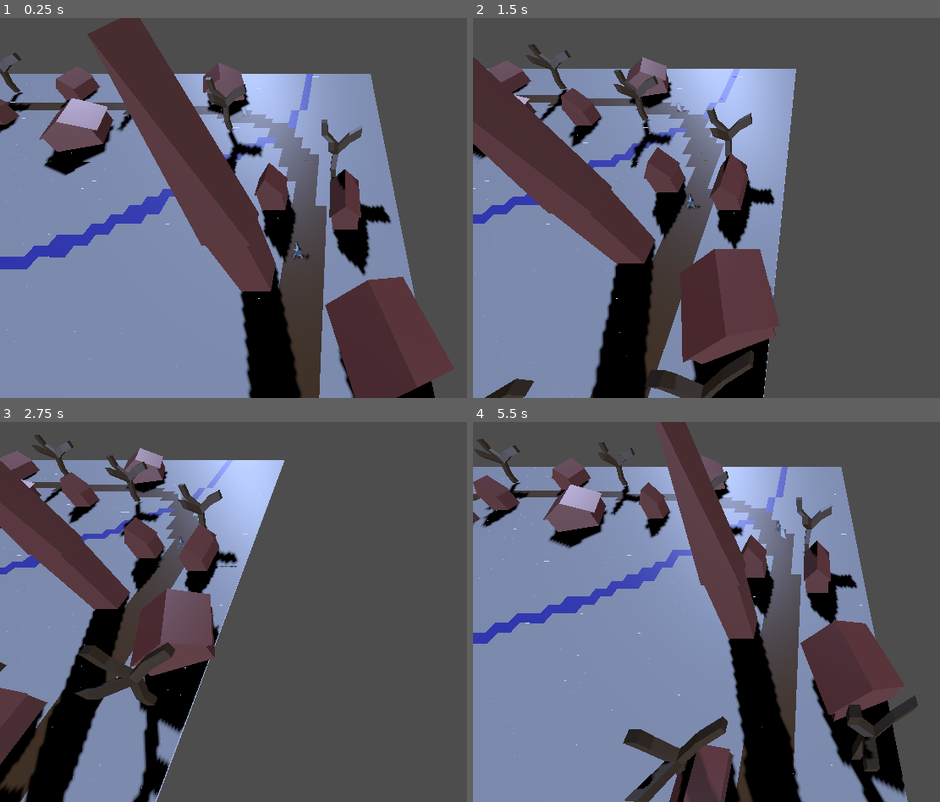
Above: before the commit, frames 1-4 (two rows, left to right).
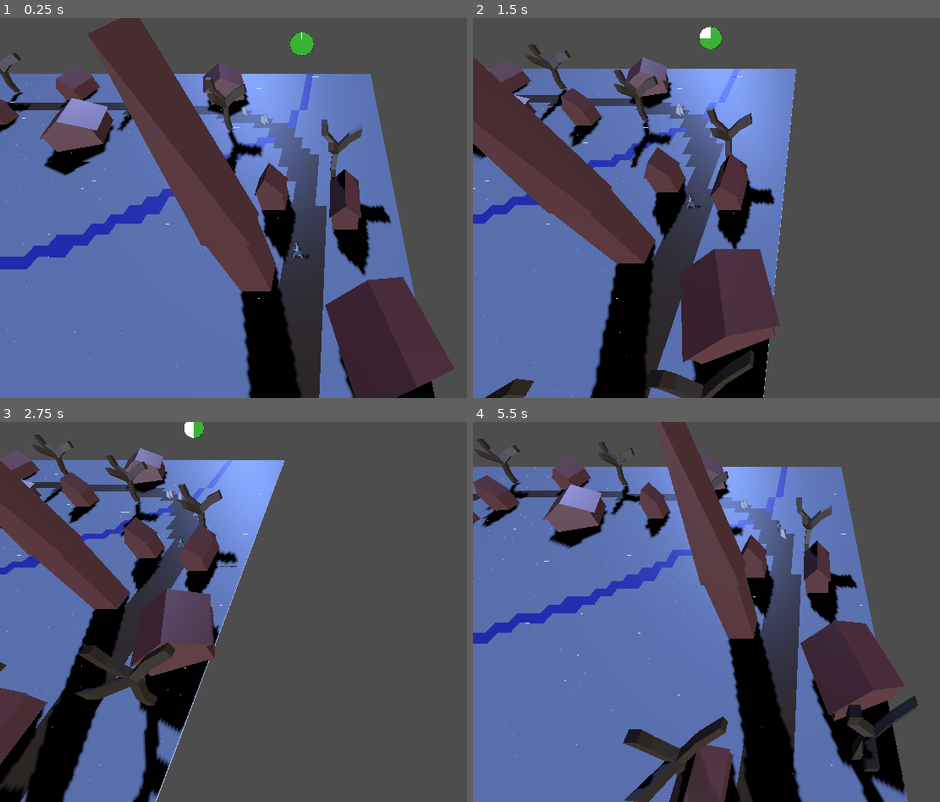
Above: after the commit, the same moments.

Repository: Ssssssaber/mara-winter-slumber
Game: Godot game, scene res://scenes/3d/environment/world.tscn
Two runs of this game, one before a commit and one after it. Both use one fixed random seed, a clock stepped at 60 frames per second and the inputs below.
Inputs (mouse positions are in pixels of both pictures, inside the frame that each line leads up to):
- Up to frame 1 (0.25 s): no input
- Up to frame 2 (1.5 s): tap Enter at 0.5 s; move the mouse to (outside the picture) at 0.52 s; hold Right (ui_right) 0.53-1.28 s; click (outside the picture) at 0.67 s; move the mouse to (673, 227) at 1.27 s; hold Down (ui_down) from 1.28 s (still down)
- Up to frame 3 (2.75 s): move the mouse to (406, 528) at 2.02 s; release Down (ui_down) at 2.03 s; hold Right (ui_right) from 2.03 s (still down)
- Up to frame 4 (5.5 s): move the mouse to (776, 688) at 2.77 s; release Right (ui_right) at 2.78 s; hold Up (ui_up) 2.78-3.53 s; click (776, 688) at 2.92 s; move the mouse to (outside the picture) at 3.52 s; hold Left (ui_left) 3.53-5.03 s; move the mouse to (608, 555) at 4.27 s; move the mouse to (846, 612) at 5.02 s; hold Down (ui_down) from 5.03 s (still down); click (846, 612) at 5.17 s

The runs differ from the first frame. In frame 1, 45% of the frame differs, in the area x 0-89%, y 3-100%; in frame 2, 29%; in frame 3, 19%; in frame 4, 49%, in the area x 0-94%, y 11-100%.

Commit message:
(update): pie timer

Diff:
--- /dev/null
+++ b/assets/3d/environment/models/mara_houses.tscn
@@ -0,0 +1,5 @@
+[gd_scene load_steps=2 format=3 uid="uid://hemj1divgt3y"]
+
+[ext_resource type="PackedScene" uid="uid://c6x0nfablhab6" path="res://assets/3d/environment/models/mara_houses.glb" id="1_i8nuw"]
+
+[node name="mara_houses" instance=ExtResource("1_i8nuw")]
--- a/scenes/3d/environment/world.tscn
+++ b/scenes/3d/environment/world.tscn
@@ -6,6 +6,7 @@
 [ext_resource type="Script" uid="uid://blpquasp367lp" path="res://scripts/3d/scenario/setup.gd" id="5_qnawv"]
 [ext_resource type="PackedScene" uid="uid://dlw7boxson22m" path="res://scenes/3d/characters/Mara.tscn" id="6_xqoag"]
 [ext_resource type="PackedScene" uid="uid://d4i5q1xmww22i" path="res://scenes/3d/characters/Ghost.tscn" id="7_gh3kt"]
+[ext_resource type="PackedScene" uid="uid://c124a2irr2bng" path="res://scenes/3d/ui/PieTimerWorld.tscn" id="7_uu8a4"]
 
 [sub_resource type="Curve3D" id="Curve3D_8rukn"]
 closed = true
@@ -41,6 +42,20 @@
 transform = Transform3D(1, 0, 0, 0, 1, 0, 0, 0, 1, 48.125, 0, 0)
 curve = SubResource("Curve3D_8rukn")
 
+[node name="PathFollow3D2" type="PathFollow3D" parent="Paths/MainPath"]
+transform = Transform3D(0.79427433, 0, 0.607558, 0, 1, 0, -0.607558, 0, 0.79427433, -11.835456, 0, -35.621918)
+progress = 40.11091
+h_offset = -1.425
+
+[node name="Ghost" parent="Paths/MainPath/PathFollow3D2" instance=ExtResource("7_gh3kt")]
+
+[node name="PathFollow3D" type="PathFollow3D" parent="Paths/MainPath"]
+transform = Transform3D(0.7942747, 0, 0.6075583, 0, 1, 0, -0.6075583, 0, 0.7942747, -11.243721, 0, -36.07455)
+progress = 40.11091
+h_offset = -0.68
+
+[node name="Ghost" parent="Paths/MainPath/PathFollow3D" instance=ExtResource("7_gh3kt")]
+
 [node name="CameraParent" type="Node3D" parent="."]
 transform = Transform3D(1, 0, 1.7484555e-07, 0, 1, 0, -1.7484555e-07, 0, 1, 0, 0, 0)
 
@@ -54,7 +69,7 @@
 
 [node name="MainLight" type="DirectionalLight3D" parent="Lights"]
 transform = Transform3D(-0.838581, 0.47037882, -0.274819, 0.28471762, 0.80849963, 0.5150381, 0.46445403, 0.3536554, -0.81191766, 0, 30, 0)
-light_color = Color(0.72, 0.79933333, 1, 1)
+light_color = Color(0.52514637, 0.65031147, 1, 1)
 shadow_enabled = true
 shadow_blur = 2.0
 
@@ -81,3 +96,6 @@
 
 [node name="Ghost" parent="." instance=ExtResource("7_gh3kt")]
 transform = Transform3D(1, 0, 0, 0, 1, 0, 0, 0, 1, 4.9799156, 0, 0)
+
+[node name="PieTimerWorld" parent="." instance=ExtResource("7_uu8a4")]
+transform = Transform3D(1, 0, 0, 0, 1, 0, 0, 0, 1, 46.026176, 13.203257, -43.949944)
--- /dev/null
+++ b/scenes/3d/ui/PieTimer.tscn
@@ -0,0 +1,10 @@
+[gd_scene load_steps=2 format=3 uid="uid://bft15qcdojcma"]
+
+[ext_resource type="Texture2D" uid="uid://cd26qvtiiyq0i" path="res://assets/3d/environment/ui/timer.png" id="1_yynuj"]
+
+[node name="PieTimer" type="TextureProgressBar"]
+value = 82.0
+fill_mode = 4
+texture_under = ExtResource("1_yynuj")
+texture_progress = ExtResource("1_yynuj")
+tint_progress = Color(0.23450002, 0.7, 0.21000001, 1)
--- /dev/null
+++ b/scenes/3d/ui/PieTimerWorld.tscn
@@ -0,0 +1,24 @@
+[gd_scene load_steps=4 format=3 uid="uid://c124a2irr2bng"]
+
+[ext_resource type="Script" uid="uid://c0f8cvms2kn5s" path="res://scripts/3d/ui/pie_timer.gd" id="1_wg5xy"]
+[ext_resource type="Texture2D" uid="uid://cd26qvtiiyq0i" path="res://assets/3d/environment/ui/timer.png" id="1_xnnse"]
+
+[sub_resource type="ViewportTexture" id="ViewportTexture_xnnse"]
+viewport_path = NodePath("ViewportTextureSprite/SubViewport")
+
+[node name="PieTimerWorld" type="Node3D"]
+script = ExtResource("1_wg5xy")
+
+[node name="ViewportTextureSprite" type="Sprite3D" parent="."]
+billboard = 1
+texture = SubResource("ViewportTexture_xnnse")
+
+[node name="SubViewport" type="SubViewport" parent="ViewportTextureSprite"]
+
+[node name="PieTimer" type="TextureProgressBar" parent="ViewportTextureSprite/SubViewport"]
+fill_mode = 4
+texture_under = ExtResource("1_xnnse")
+texture_progress = ExtResource("1_xnnse")
+tint_progress = Color(0.23450002, 0.7, 0.21000001, 1)
+
+[node name="Timer" type="Timer" parent="."]
--- a/scripts/3d/characters/mara/mara_behaviour.gd
+++ b/scripts/3d/characters/mara/mara_behaviour.gd
@@ -10,9 +10,6 @@
 	interaction_area.body_entered.connect(_on_interaction_area_entered)
 	movement = get_node_or_null("MovementSystem")
 
-func _process(_delta: float) -> void:
-	print(movement.effective_speed)
-
 func _on_interaction_area_entered(body : Node3D) -> void:
 	var interactable = body.get_node_or_null("Interactable")
 	if not interactable:
--- /dev/null
+++ b/scripts/3d/ui/pie_timer.gd
@@ -0,0 +1,23 @@
+extends Node3D
+
+@onready var pie_timer_ui : TextureProgressBar = get_node("ViewportTextureSprite/SubViewport/PieTimer")
+@onready var timer : Timer = get_node("Timer")
+
+func _ready() -> void:
+	timer.timeout.connect(_on_PieTimer_timeout)
+	pie_timer_ui.visible = false
+
+	start_timer(5.0) # Example: start a 5-second timer
+
+func start_timer(duration : float) -> void:
+	timer.wait_time = duration
+	timer.start()
+	pie_timer_ui.value = 0
+	pie_timer_ui.visible = true
+
+func _process(_delta: float) -> void:
+	if timer.time_left > 0:
+		pie_timer_ui.value = (timer.time_left / timer.wait_time) * 100
+
+func _on_PieTimer_timeout() -> void:
+	pie_timer_ui.visible = false
Binary file added: assets/3d/environment/ui/timer.png
Not shown, added: assets/3d/environment/ui/timer.png.import
Binary file added: scenes/3d/base/base-texture.png
Not shown, added: scenes/3d/base/base-texture.png.import
Not shown: 1 places in scenes/3d/environment/world.tscn that only renumber resources
Empty file added: scripts/3d/environment/houses/house_behavoiur.gd
Not shown, added: scripts/3d/environment/houses/house_behavoiur.gd.uid
Not shown, added: scripts/3d/ui/pie_timer.gd.uid
